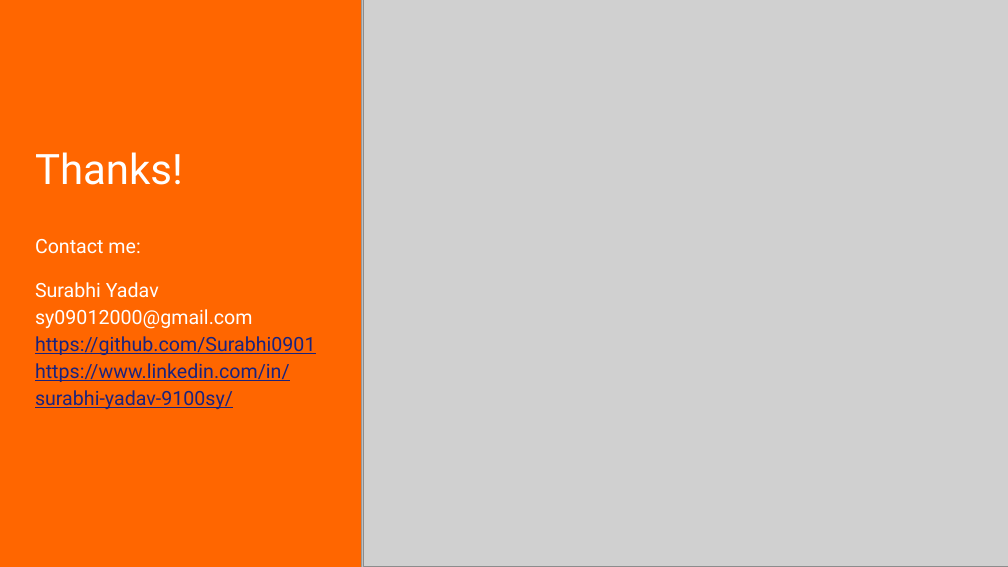
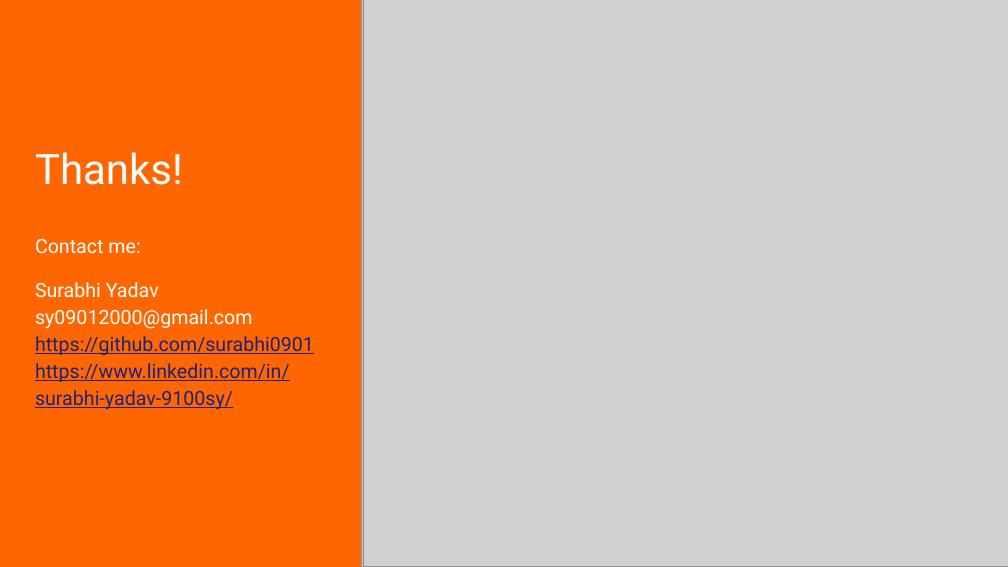
Before and after one commit to surabhi0901/best_algorithm_selection, a slide deck: slide 11 of project-overview.pptx. Drawn at 1008x567 pixels with LibreOffice and Linux fonts; fonts in the diff are those of the drawing; grey boxes stand for pictures. Boxes give left, top, right and bottom in pixels: in the first picture for what was removed or moved away, otherwise in the second. Text is boxed around its words. In the diff, an @@ line names an element or a change of style, - is before the commit and + after.

```diff
--- a/project-overview.pptx
+++ b/project-overview.pptx
@@ text at [35, 336, 314, 355]: text changed @@
-https://github.com/Surabhi0901
+https://github.com/surabhi0901
```
